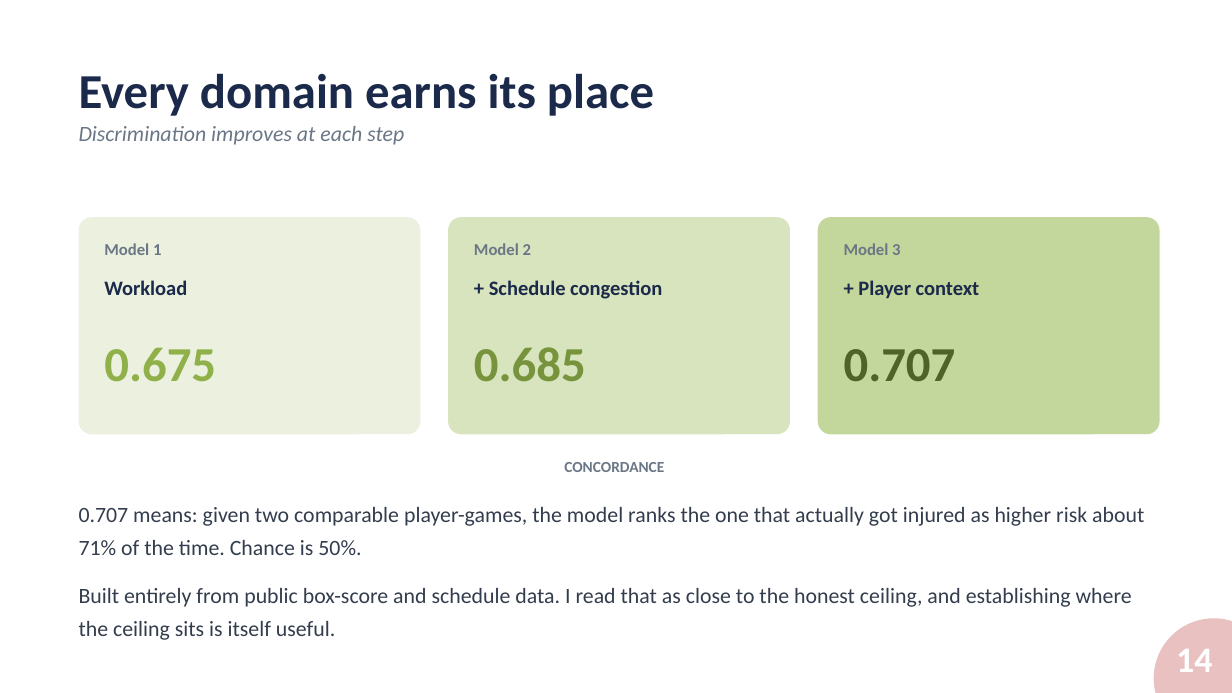
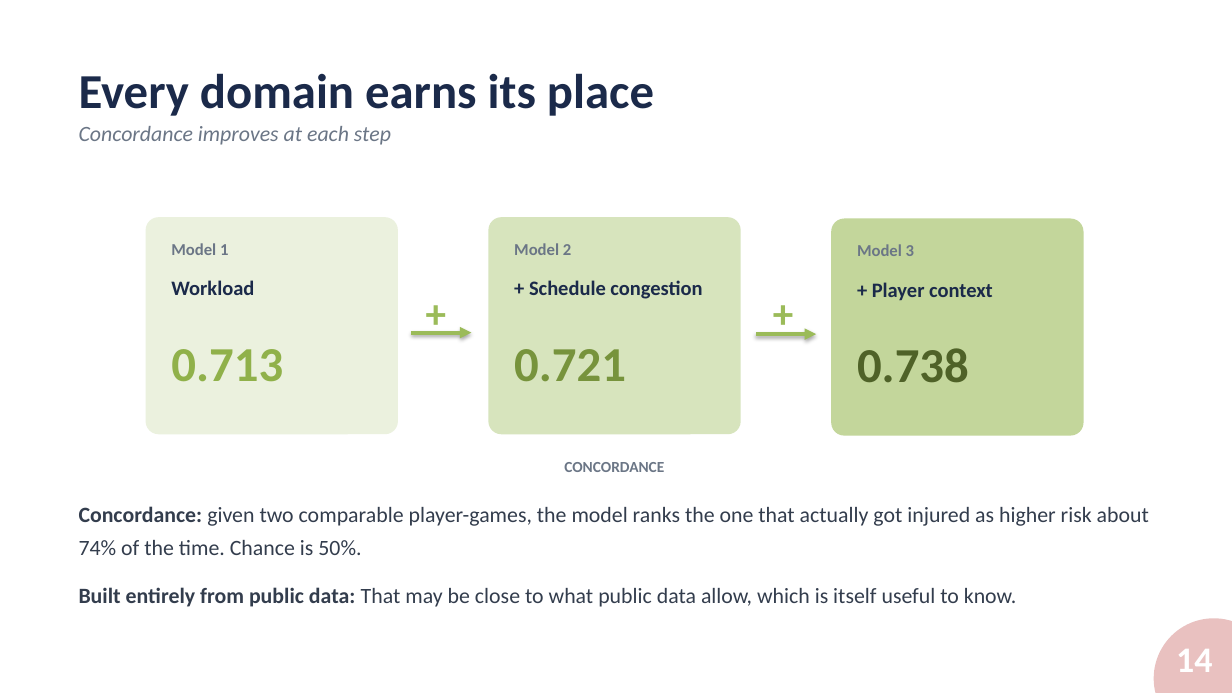
Before and after one commit to alexmartin360/Basketball-Workload-Injury-Risk-Profile, a slide deck: slide 14 of docs/SPB_Presentation_AlexMartin.pptx. Drawn at 1232x693 pixels with LibreOffice and Linux fonts; fonts in the diff are those of the drawing; background and template pictures are left out. Boxes give left, top, right and bottom in pixels: in the first picture for what was removed or moved away, otherwise in the second. Text is boxed around its words. In the diff, an @@ line names an element or a change of style, - is before the commit and + after.

```diff
--- a/docs/SPB_Presentation_AlexMartin.pptx
+++ b/docs/SPB_Presentation_AlexMartin.pptx
@@ text at [79,126,391,145]: text changed @@
-Discrimination improves at each step
+Concordance improves at each step
@@ rounded rectangle: place and size @@
-rounded rectangle at [79,217,421,434]
+rounded rectangle at [146,217,398,434]
@@ text "Model 1": place and size @@
-text "Model 1" at [104,243,161,255]
+text "Model 1" at [171,243,228,255]
@@ rounded rectangle: place and size @@
-rounded rectangle at [448,217,790,434]
+rounded rectangle at [489,217,741,434]
@@ text "Model 2": place and size @@
-text "Model 2" at [474,243,531,255]
+text "Model 2" at [514,243,571,255]
@@ rounded rectangle: place and size @@
-rounded rectangle at [818,217,1160,434]
+rounded rectangle at [832,218,1084,435]
@@ text "Model 3": place and size @@
-text "Model 3" at [844,243,900,255]
+text "Model 3" at [857,244,914,256]
@@ text "Workload": place and size @@
-text "Workload" at [104,280,187,295]
+text "Workload" at [171,280,254,295]
@@ text added at [417,283,457,342], 32 pt, text #9BBB59, bold @@
++
@@ text "+ Schedule congestion": place and size @@
-text "+ Schedule congestion" at [489,280,662,299]
+text "+ Schedule congestion" at [529,280,702,299]
@@ text added at [764,283,804,342], 32 pt, text #9BBB59, bold @@
++
@@ text "+ Player context": place and size @@
-text "+ Player context" at [858,280,980,298]
+text "+ Player context" at [872,282,993,300]
@@ text at [171,349,283,382]: text changed @@
-0.675
+0.713
@@ arrow added from (411, 333) to (471, 333), #9BBB59 3 pt @@
@@ text at [514,349,626,381]: text changed @@
-0.685
+0.721
@@ arrow added from (756, 335) to (816, 335), #9BBB59 3 pt @@
@@ text at [857,348,969,382]: text changed @@
-0.707
+0.738
@@ text at [79,506,1149,607]: text changed @@
-0.707 means: given two comparable player-games, the model ranks the one that actually got injured as higher risk about 71% of the time. Chance is 50%.
-Built entirely from public box-score and schedule data. I read that as close to the honest ceiling, and establishing where the ceiling sits is itself useful.
+Concordance: given two comparable player-games, the model ranks the one that actually got injured as higher risk about 74% of the time. Chance is 50%.
+Built entirely from public data: That may be close to what public data allow, which is itself useful to know.
```
Also in this commit, not shown: 18 other slides changed, 1 slide added, 2 slides removed, 1 other file.
